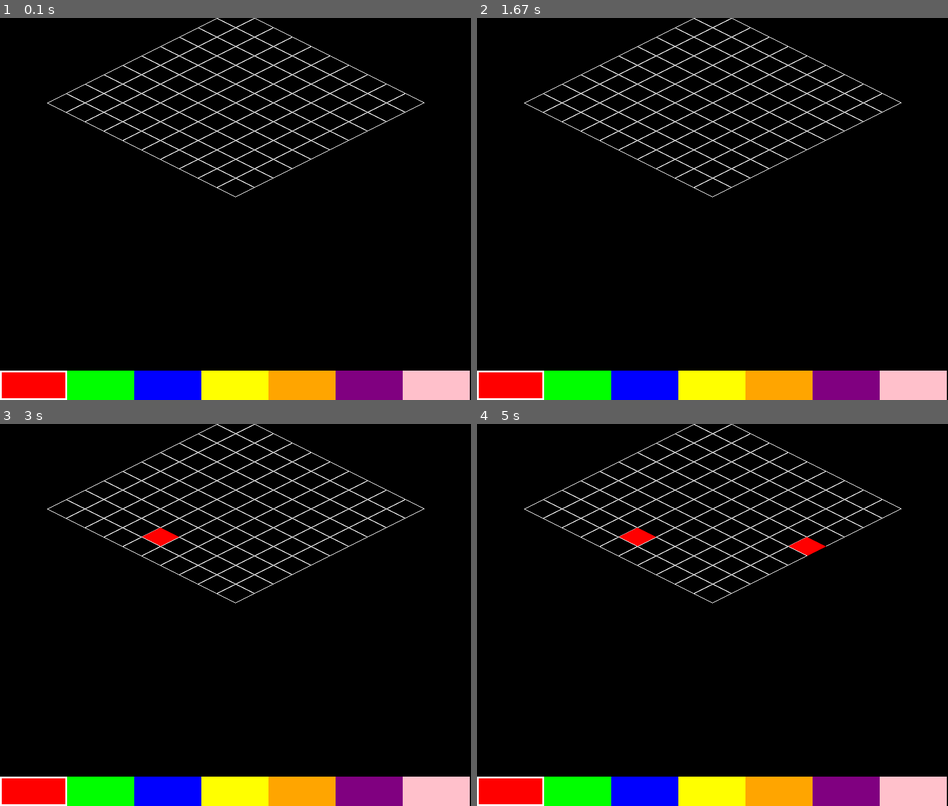
Above: before the commit, frames 1-4 (two rows, left to right).
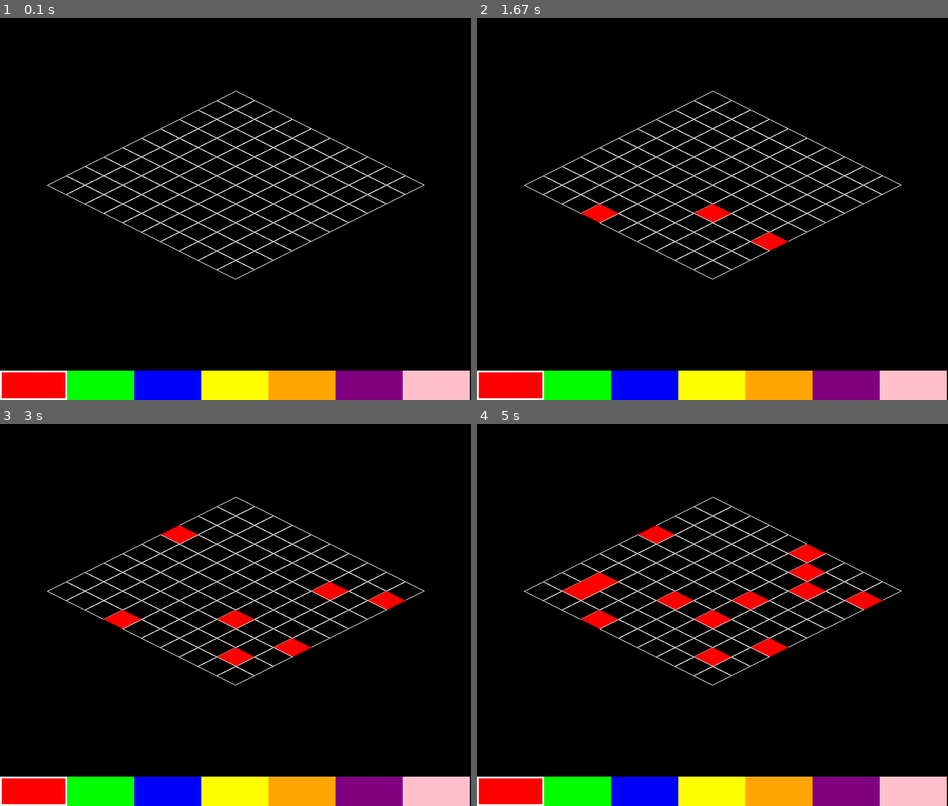
Above: after the commit, the same moments.

Repository: charlesastokes/pygame-town-builder
Game: pygame game, started from townbuilder-game-engine.py
Same seed, same stepped clock (60 frames per second), same inputs: the game is played once before the commit and once after it.
Inputs (mouse positions are in pixels of both pictures, inside the frame that each line leads up to):
- Up to frame 1 (0.1 s): no input
- Up to frame 2 (1.67 s): click (712, 209) at 0.38 s; click (599, 212) at 0.72 s; click (769, 243) at 1.05 s
- Up to frame 3 (3 s): click (240, 657) at 1.88 s; click (169, 534) at 2.22 s; click (329, 584) at 2.55 s; click (381, 607) at 2.88 s
- Up to frame 4 (5 s): click (811, 546) at 3.25 s; click (731, 599) at 3.55 s; click (575, 592) at 3.88 s; click (608, 584) at 4.22 s; click (811, 565) at 4.55 s; click (665, 599) at 4.88 s

The runs differ from the first frame. In frame 1, 3.6% of the frame differs, in the area x 10-91%, y 0-69%; in frame 2, 4.1%; in frame 3, 4.9%; in frame 4, 6.0%.

Commit message:
Fix grid cutoff by adding vertical offset to center it on screen
Calculates and applies GRID_OFFSET_Y to prevent the top of the isometric grid from being cut off, ensuring the grid is fully visible.
(Code and Commit Message are AI Generated)

Diff:
--- a/townbuilder-game-engine.py
+++ b/townbuilder-game-engine.py
@@ -19,6 +19,10 @@
 TILE_WIDTH = 64
 TILE_HEIGHT = 32
 
+# Compute grid vertical offset to center it
+GRID_PIXEL_HEIGHT = (GRID_WIDTH + GRID_HEIGHT) * (TILE_HEIGHT // 2)
+GRID_OFFSET_Y = (SCREEN_HEIGHT - GRID_PIXEL_HEIGHT) // 2
+
 # Define colors
 colors = [
     (255, 0, 0),    # Red
@@ -37,13 +41,13 @@
 # Function to convert grid coordinates to isometric screen coordinates
 def grid_to_iso(x, y):
     screen_x = (x - y) * (TILE_WIDTH // 2) + SCREEN_WIDTH // 2
-    screen_y = (x + y) * (TILE_HEIGHT // 2)
+    screen_y = (x + y) * (TILE_HEIGHT // 2) + GRID_OFFSET_Y
     return screen_x, screen_y
 
 # Function to convert screen coordinates to grid coordinates
 def iso_to_grid(screen_x, screen_y):
     dx = screen_x - SCREEN_WIDTH // 2
-    dy = screen_y
+    dy = screen_y - GRID_OFFSET_Y
     a = dx / (TILE_WIDTH / 2)
     b = dy / (TILE_HEIGHT / 2)
     x = (a + b) / 2
